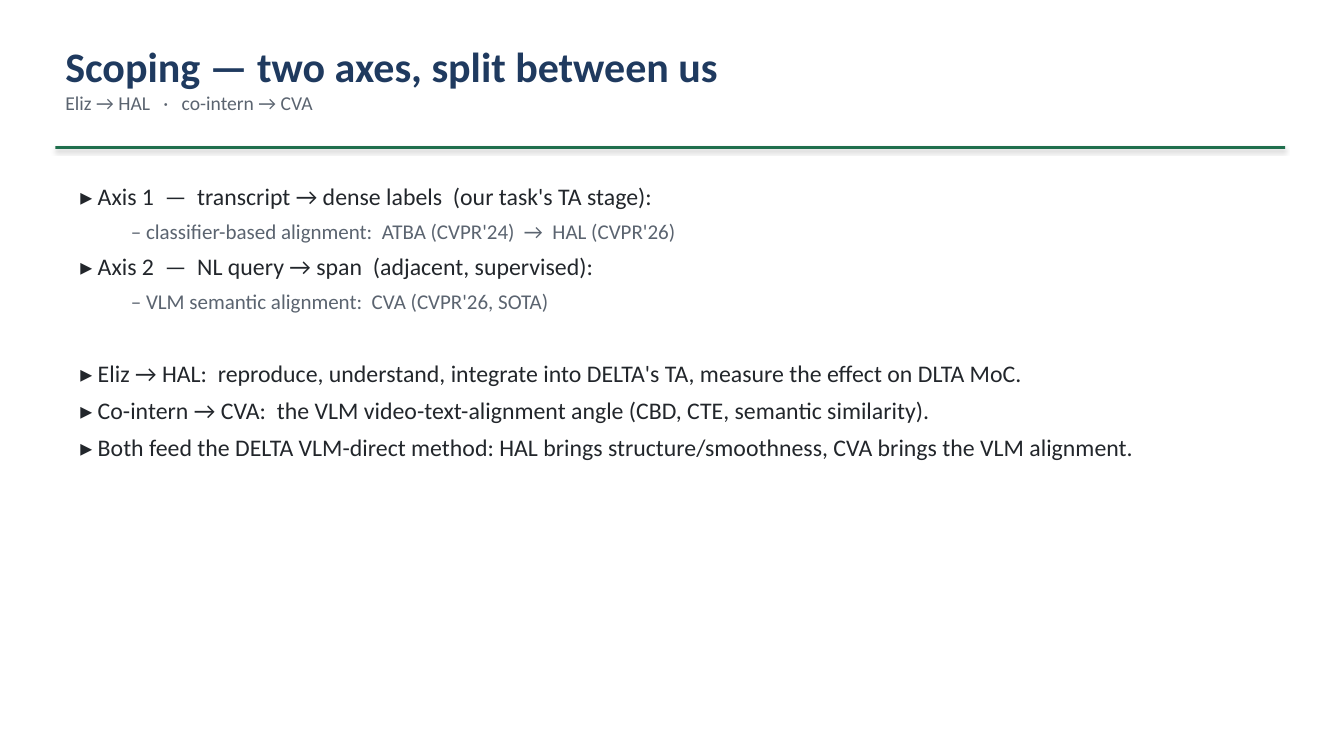
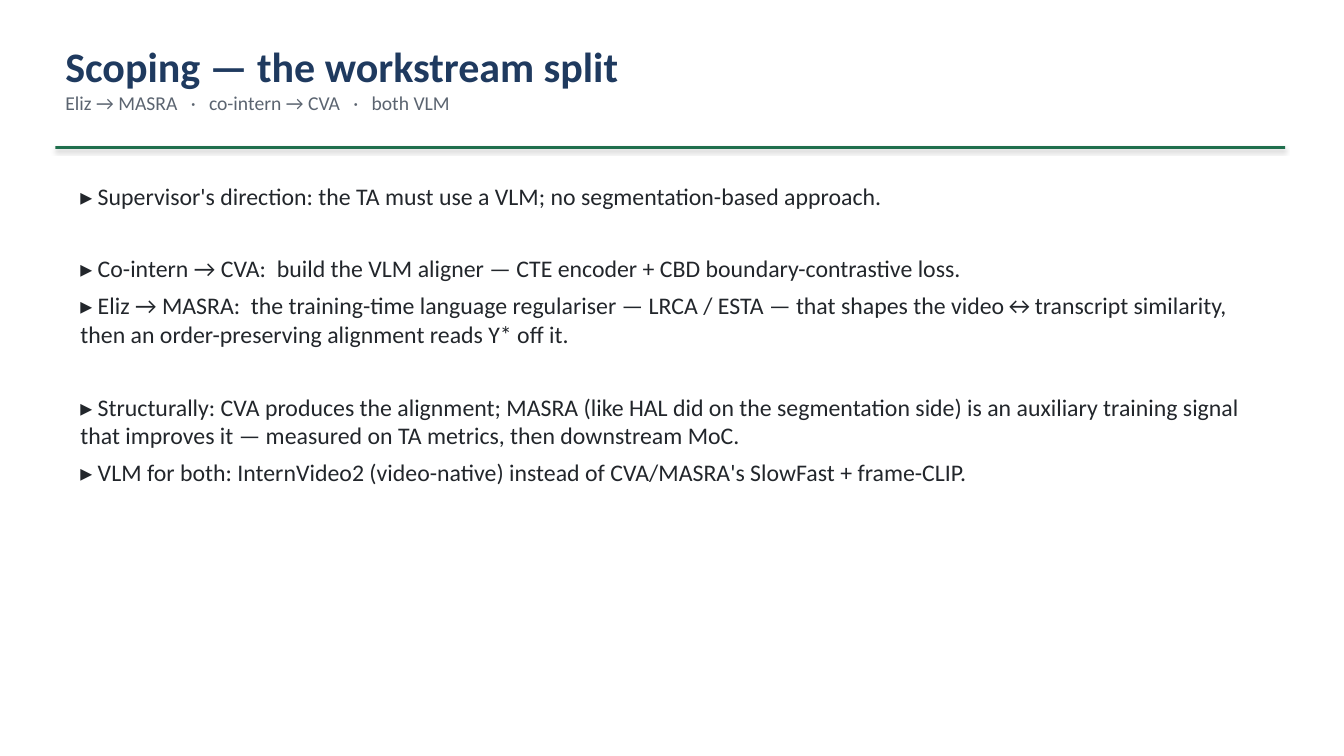
Before and after one commit to epayaslii/DELTA, a slide deck: slide 12 of slides/DELTA_progress_Mariella.pptx. Drawn at 1344x756 pixels with LibreOffice and Linux fonts; fonts in the diff are those of the drawing. Boxes give left, top, right and bottom in pixels: in the first picture for what was removed or moved away, otherwise in the second. Text is boxed around its words. In the diff, an @@ line names an element or a change of style, - is before the commit and + after.

Commit message:
Pivot HAL -> MASRA in progress deck and baselines doc
Supervisor requires a VLM-based TA with no segmentation-based approach, so
HAL is dropped as a workstream (kept as a baseline number only). New split:
Eliz -> MASRA (MLLM train-time LRCA/ESTA regulariser on InternVideo2
transcript x frame similarity, plan M1-M7), co-intern -> CVA.

- slides/make_deck.py + .pptx: 21 slides reworked for the pivot (framing,
  VLM-alignment literature, workstream split, MASRA M1-M7 plan, sequencing,
  questions).
- docs/baselines-hal-cva.md: scope-update banner, MASRA analysis section,
  genuine transcript->video aligner refs, rewritten workstream split; old
  HAL plan retained as record-only.

```diff
--- a/slides/DELTA_progress_Mariella.pptx
+++ b/slides/DELTA_progress_Mariella.pptx
@@ text at (65,52,618,110): text changed; size 30 to 14 pt; text colour #1F3A5F to #5B6470; bold off @@
-Scoping — two axes, split between us
-Eliz → HAL · co-intern → CVA
+Scoping — the workstream split
+Eliz → MASRA · co-intern → CVA · both VLM
@@ text at (80,188,1238,484): text changed @@
-▸ Axis 1 — transcript → dense labels (our task's TA stage):
-  – classifier-based alignment: ATBA (CVPR'24) → HAL (CVPR'26)
-▸ Axis 2 — NL query → span (adjacent, supervised):
-  – VLM semantic alignment: CVA (CVPR'26, SOTA)
-▸ Eliz → HAL: reproduce, understand, integrate into DELTA's TA, measure the effect on DLTA MoC.
-▸ Co-intern → CVA: the VLM video-text-alignment angle (CBD, CTE, semantic similarity).
-▸ Both feed the DELTA VLM-direct method: HAL brings structure/smoothness, CVA brings the VLM alignment.
+▸ Supervisor's direction: the TA must use a VLM; no segmentation-based approach.
+▸ Co-intern → CVA: build the VLM aligner — CTE encoder + CBD boundary-contrastive loss.
+▸ Eliz → MASRA: the training-time language regulariser — LRCA / ESTA — that shapes the video↔transcript similarity, then an order-preserving alignment reads Y* off it.
+▸ Structurally: CVA produces the alignment; MASRA (like HAL did on the segmentation side) is an auxiliary training signal that improves it — measured on TA metrics, then downstream MoC.
+▸ VLM for both: InternVideo2 (video-native) instead of CVA/MASRA's SlowFast + frame-CLIP.
```
Also in this commit, not shown: 11 other slides changed, 1 slide added, 1 slide removed, 2 other files.
